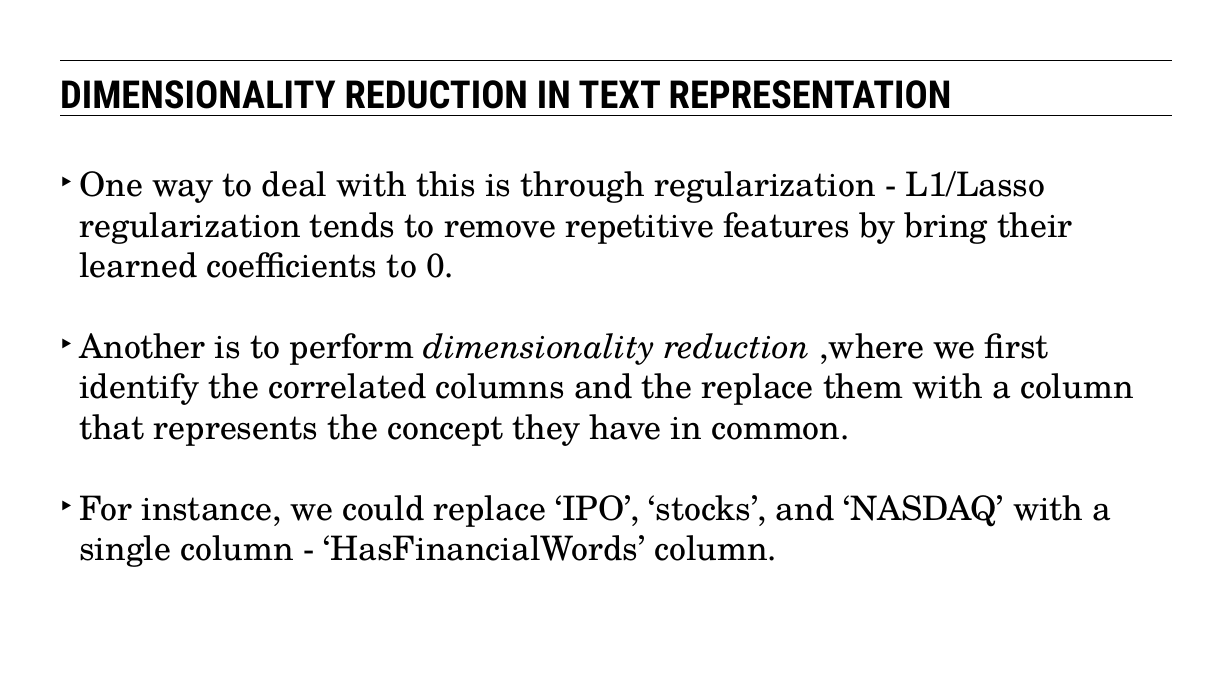
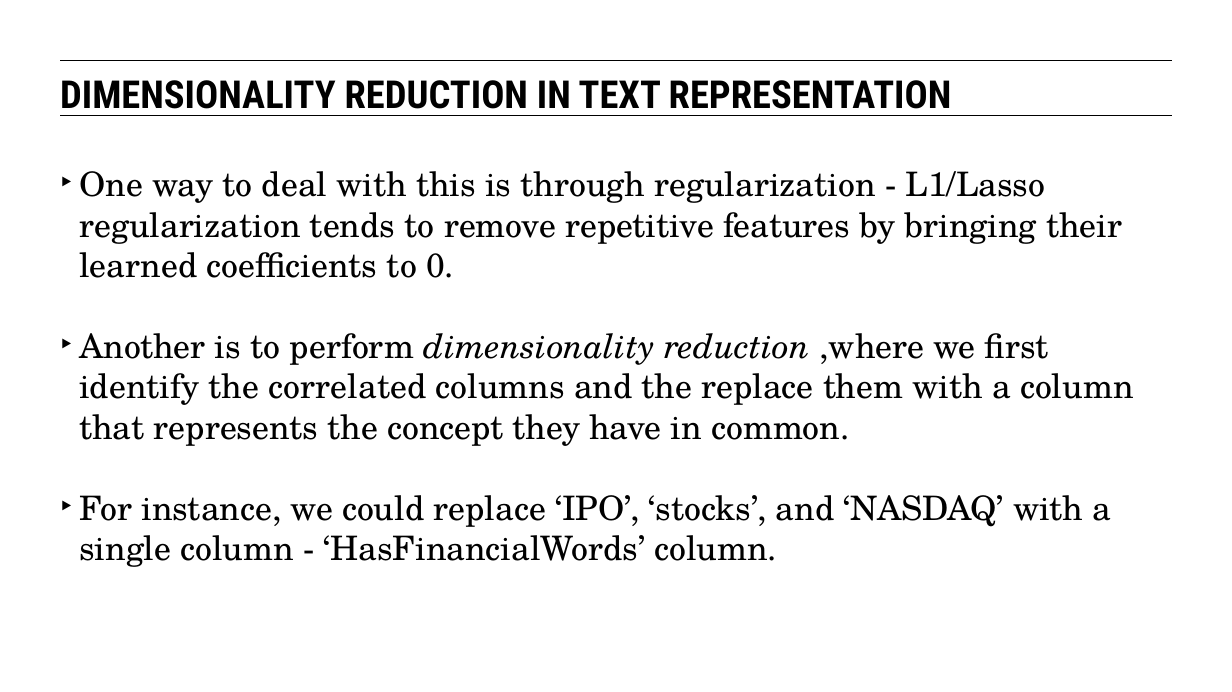
Before and after one commit to eflautt/ga-data-science, a slide deck: slide 24 of lessons/lesson-14/14-latent-variables-and-natural-language-processing.pptx (slide 21 before the commit). Drawn at 1232x692 pixels with LibreOffice and Linux fonts; fonts in the diff are those of the drawing. Boxes give left, top, right and bottom in pixels: in the first picture for what was removed or moved away, otherwise in the second. Text is boxed around its words. In the diff, an @@ line names an element or a change of style, - is before the commit and + after.

```diff
--- a/lessons/lesson-14/14-latent-variables-and-natural-language-processing.pptx
+++ b/lessons/lesson-14/14-latent-variables-and-natural-language-processing.pptx
@@ text at bbox=[79, 171, 1122, 278]: text changed @@
-‣ One way to deal with this is through regularization - L1/Lasso regularization tends to remove repetitive features by bring their learned coefficients to 0.
+‣ One way to deal with this is through regularization - L1/Lasso regularization tends to remove repetitive features by bringing their learned coefficients to 0.
```
Also in this commit, not shown: 34 other slides changed, 7 slides added, 1 slide removed.
